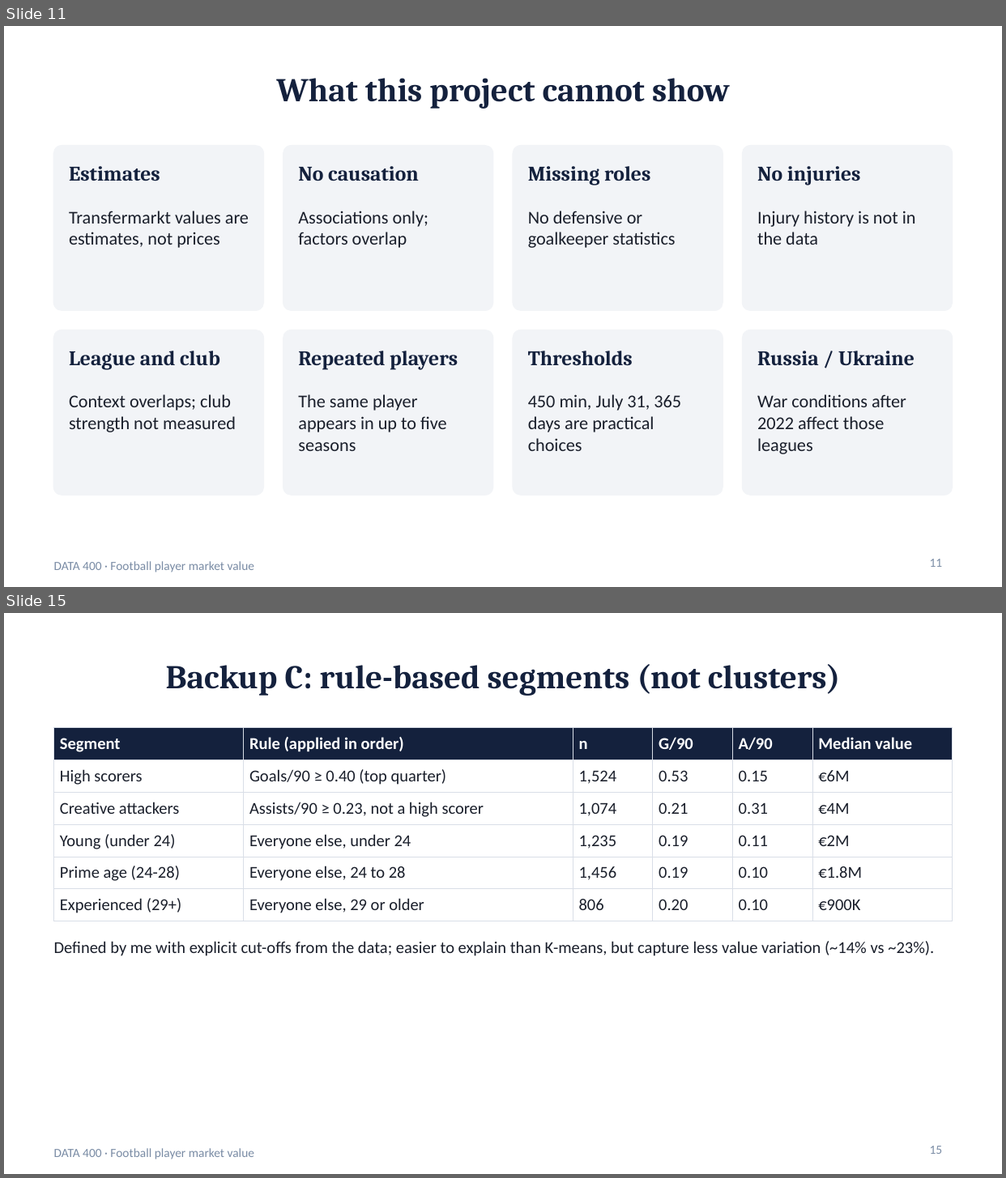
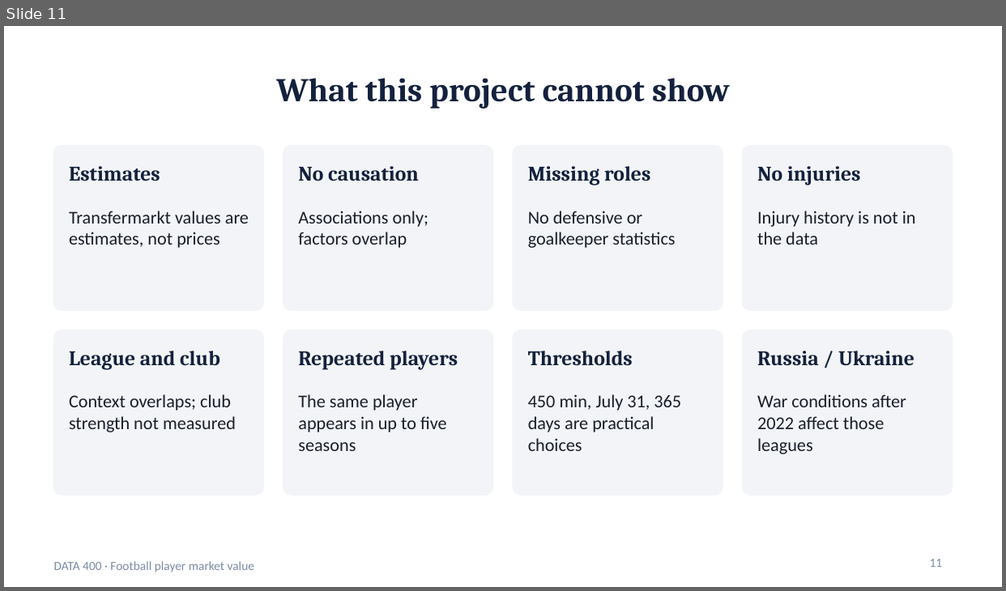
Before and after one commit to niloy-saha-123/DATA400-football-player-market-value-analysis, a slide deck: presentation/DATA400_market_value_presentation.pptx. Shown one above the other, each under a label of ours: slides 11 and 15 before the commit, slide 11 after it; the slides between them are not shown. The pictures are 1006x1178 and 1006x591 pixels, drawn with LibreOffice and Linux fonts; fonts in the diff are those of the drawing. Boxes give left, top, right and bottom in pixels: in the first picture for what was removed or moved away, otherwise in the second. Text is boxed around its words. In the diff, an @@ line names an element or a change of style, - is before the commit and + after.

Commit message:
feat(presentation): split backup slides into a separate deck
Main deck is now 11 slides; the backup deck (exclusions, K-means
details, segment definitions, league medians, playing time) is its own
.pptx/.pdf. Trim local tool entries from .gitignore.

```diff
--- a/presentation/DATA400_market_value_presentation.pptx
+++ b/presentation/DATA400_market_value_presentation.pptx
@@ slide 15 removed at (4,613,1002,1174), background #FFFFFF; not listed: 1 template element that a slide beside it also shows @@
@@ title removed at (166,664,841,696) @@
-Backup C: rule-based segments (not clusters)
@@ table removed at (54,728,952,917), 6 rows, 6 columns @@
-Segment | Rule (applied in order) | n | G/90 | A/90 | Median value
-High scorers | Goals/90 ≥ 0.40 (top quarter) | 1,524 | 0.53 | 0.15 | €6M
-Creative attackers | Assists/90 ≥ 0.23, not a high scorer | 1,074 | 0.21 | 0.31 | €4M
-Young (under 24) | Everyone else, under 24 | 1,235 | 0.19 | 0.11 | €2M
-Prime age (24-28) | Everyone else, 24 to 28 | 1,456 | 0.19 | 0.10 | €1.8M
-Experienced (29+) | Everyone else, 29 or older | 806 | 0.20 | 0.10 | €900K
@@ text removed at (54,941,934,956) @@
-Defined by me with explicit cut-offs from the data; easier to explain than K-means, but capture less value variation (~14% vs ~23%).
@@ page number removed at (930,1146,943,1154) @@
-15
```
Also in this commit, not shown: 5 other slides removed, 8 other files.
